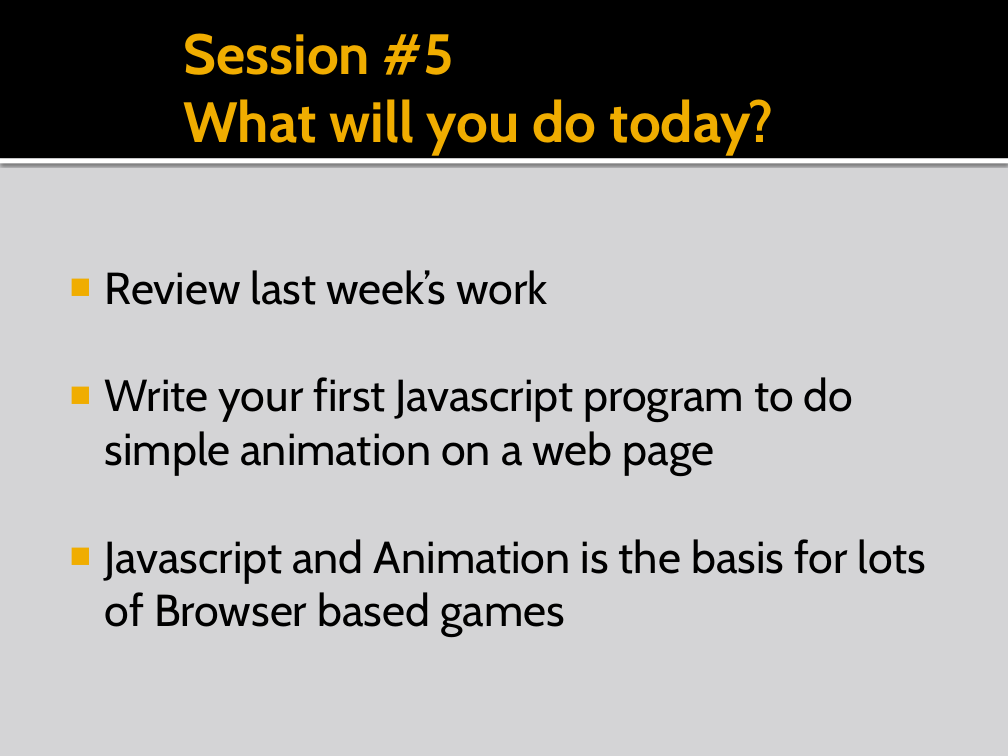
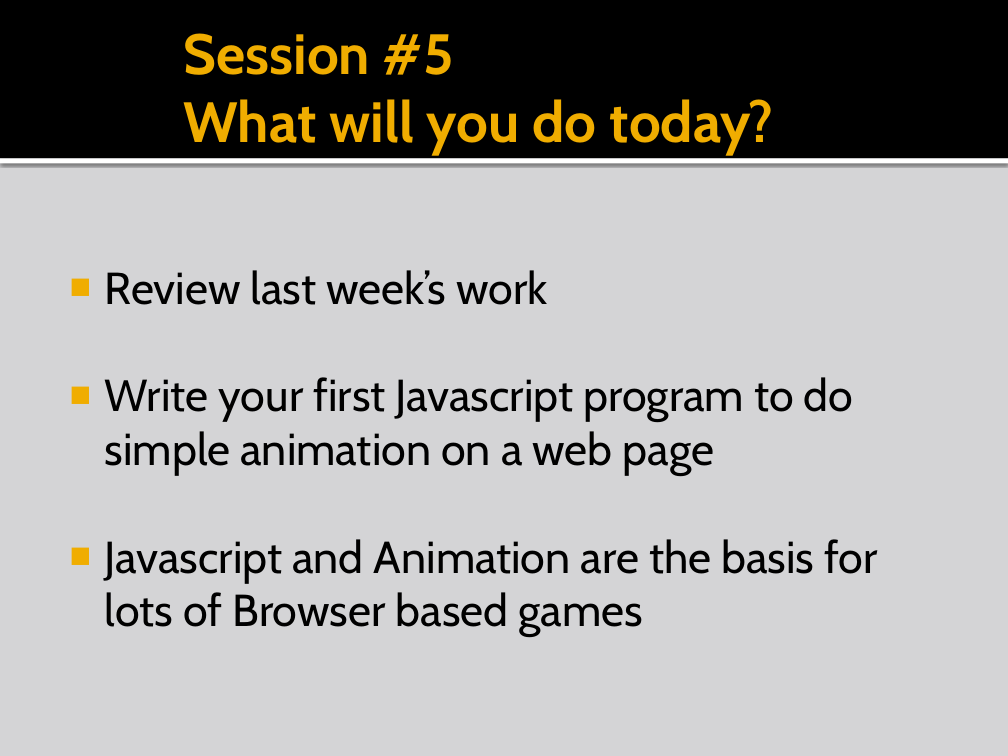
Before and after one commit to liamf/coderdojo-bray, a slide deck: slide 3 of html/presentations/CoderDojoBrayHTML_session5.pptx. Drawn at 1008x756 pixels with LibreOffice and Linux fonts; fonts in the diff are those of the drawing; background and template pictures are left out. Boxes give left, top, right and bottom in pixels: in the first picture for what was removed or moved away, otherwise in the second. Text is boxed around its words. In the diff, an @@ line names an element or a change of style, - is before the commit and + after.

Commit message:
Tidied up some grammar in the Javascript, added some pages to the presentation, added conditionals to final page.

```diff
--- a/html/presentations/CoderDojoBrayHTML_session5.pptx
+++ b/html/presentations/CoderDojoBrayHTML_session5.pptx
@@ text at (x1=105, y1=539, x2=878, y2=637): text changed @@
-■ Javascript and Animation is the basis for lots of Browser based games
+■ Javascript and Animation are the basis for lots of Browser based games
```
Also in this commit, not shown: 2 other slides changed, 2 slides added, 5 other files.
